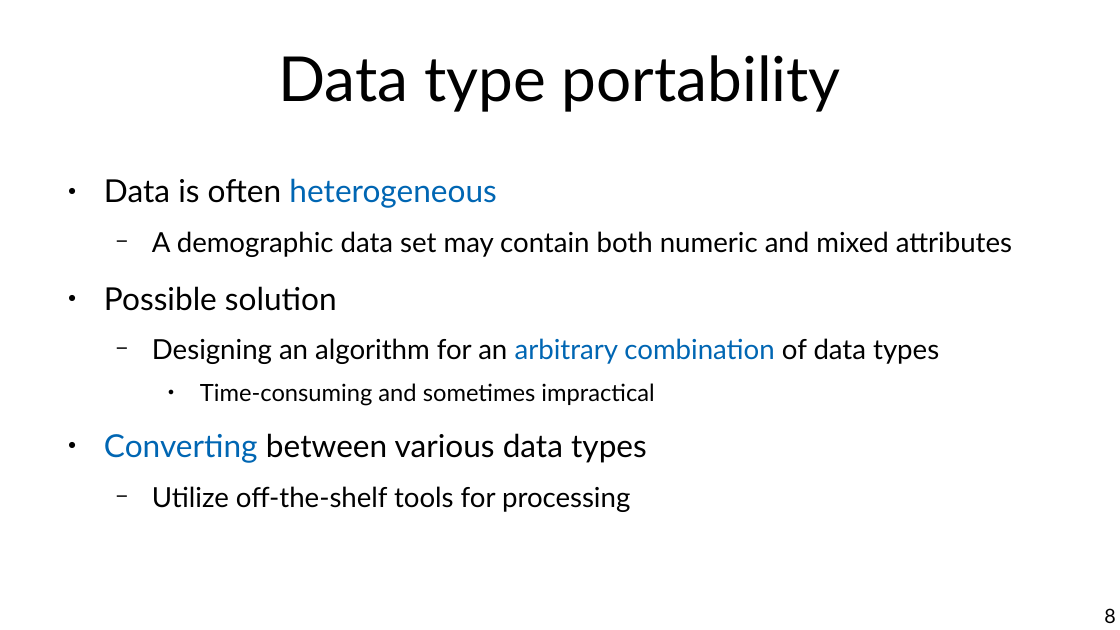
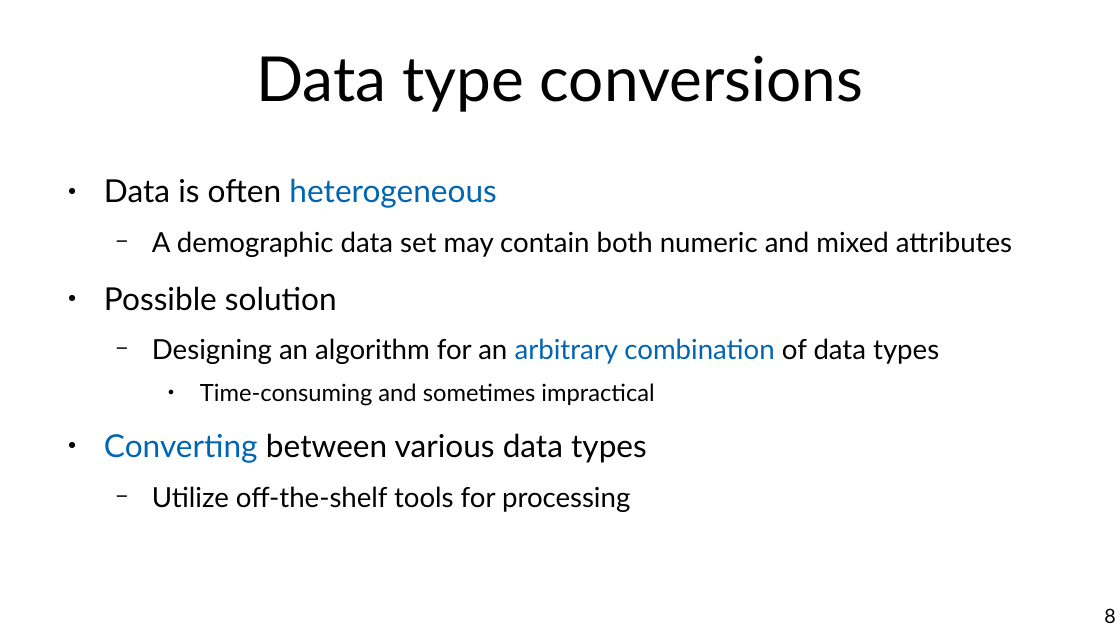
Before and after one commit to marco-calautti/data-mining-course, a slide deck: slide 8 of theory/tt02_data_preparation.odp. Drawn at 1120x630 pixels with LibreOffice and Linux fonts; fonts in the diff are those of the drawing. Boxes give left, top, right and bottom in pixels: in the first picture for what was removed or moved away, otherwise in the second. Text is boxed around its words. In the diff, an @@ line names an element or a change of style, - is before the commit and + after.

```diff
--- a/theory/tt02_data_preparation.odp
+++ b/theory/tt02_data_preparation.odp
@@ title at [256, 55, 863, 112]: text changed @@
-Data type portability
+Data type conversions
```
Also in this commit, not shown: 2 other slides changed.
